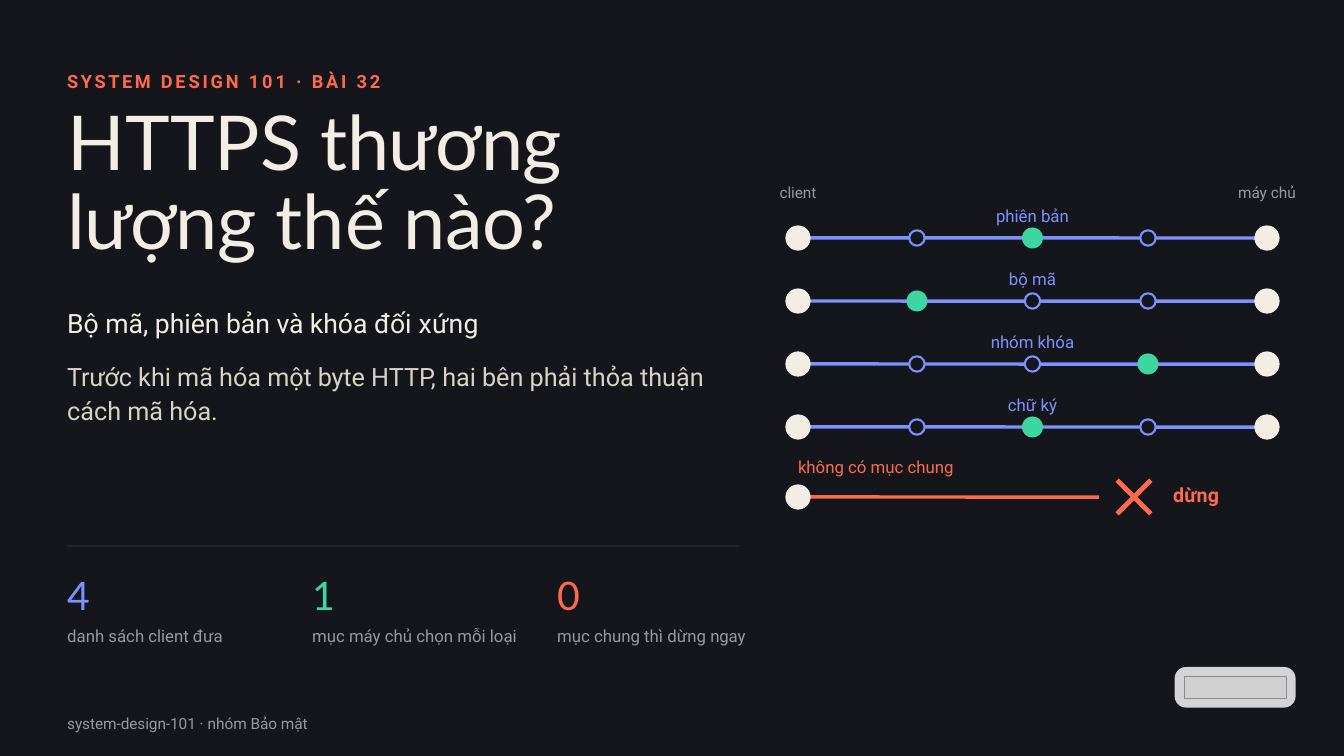
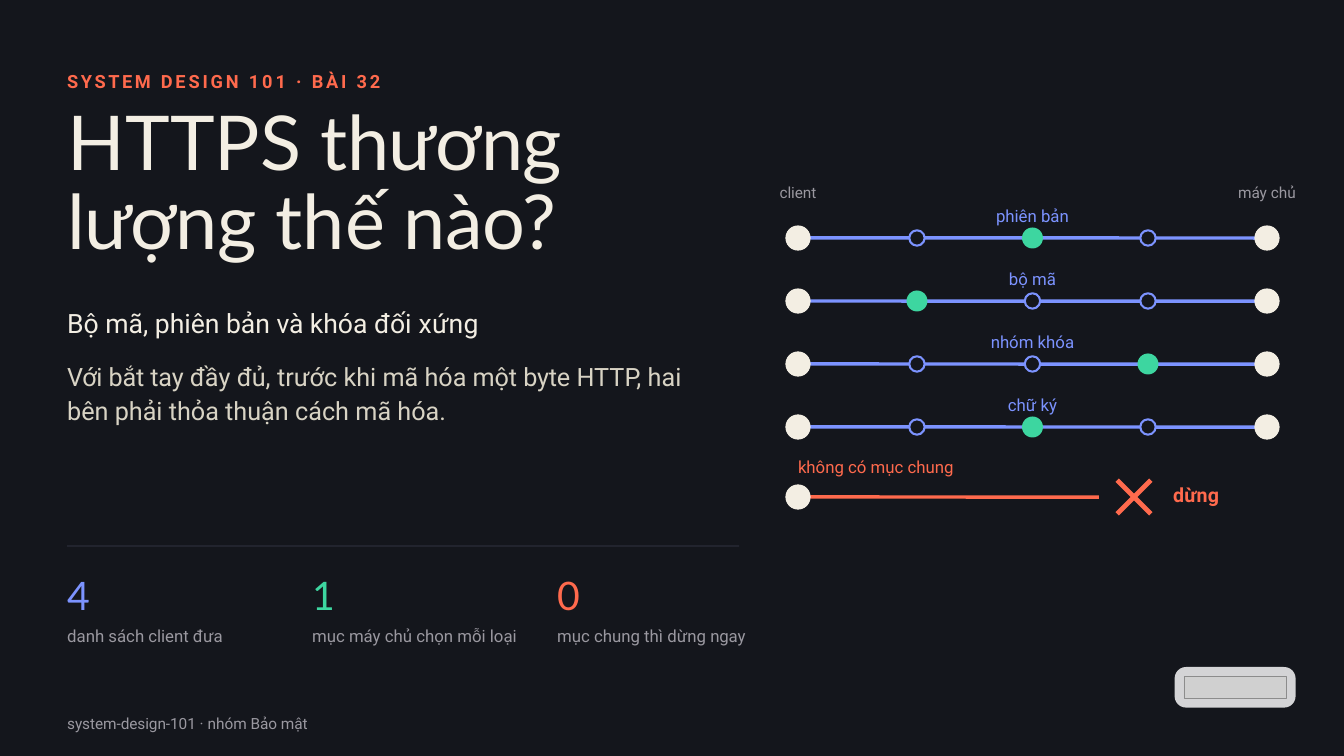
Before and after one commit to vohoailinh90/tool-marketing-studio, a slide deck: slide 1 of system-design-101/vi/lessons/sd-14-032/slides/sd-14-032.pptx. Drawn at 1344x756 pixels with LibreOffice and Linux fonts; fonts in the diff are those of the drawing; grey boxes stand for pictures. Boxes give left, top, right and bottom in pixels: in the first picture for what was removed or moved away, otherwise in the second. Text is boxed around its words. In the diff, an @@ line names an element or a change of style, - is before the commit and + after.

```diff
--- a/system-design-101/vi/lessons/sd-14-032/slides/sd-14-032.pptx
+++ b/system-design-101/vi/lessons/sd-14-032/slides/sd-14-032.pptx
@@ text at [67,365,682,425]: text changed @@
-Trước khi mã hóa một byte HTTP, hai bên phải thỏa thuận cách mã hóa.
+Với bắt tay đầy đủ, trước khi mã hóa một byte HTTP, hai bên phải thỏa thuận cách mã hóa.
```
Also in this commit, not shown: 1 other slide changed.
